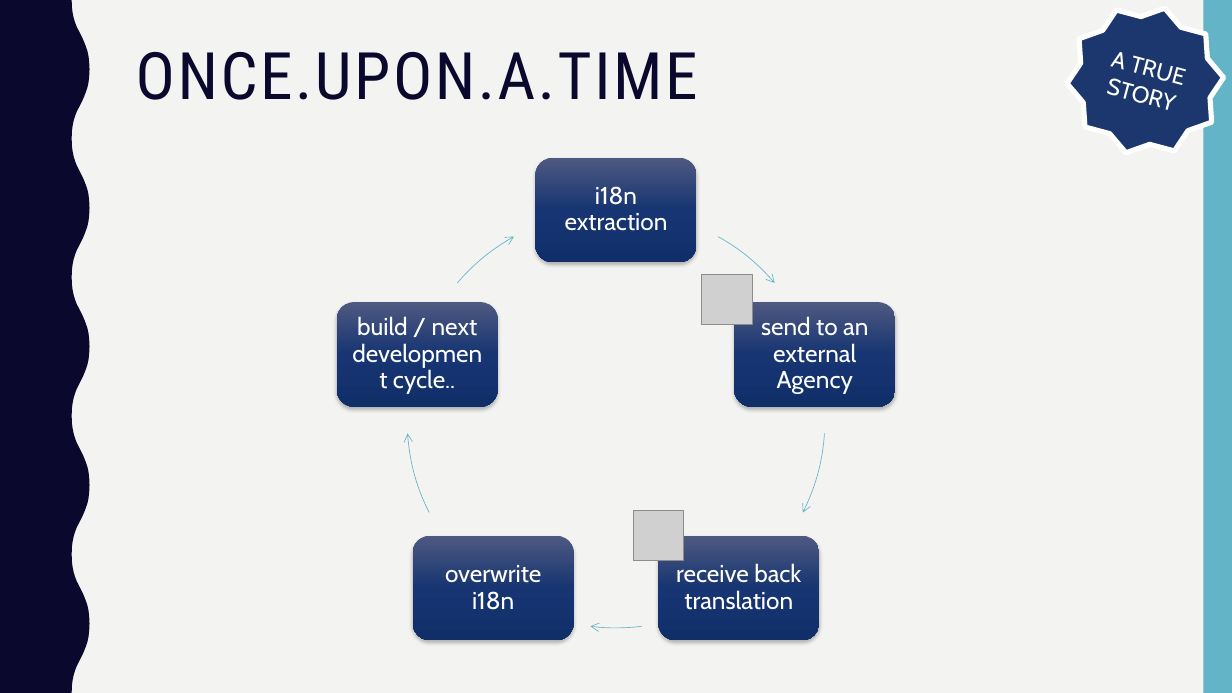
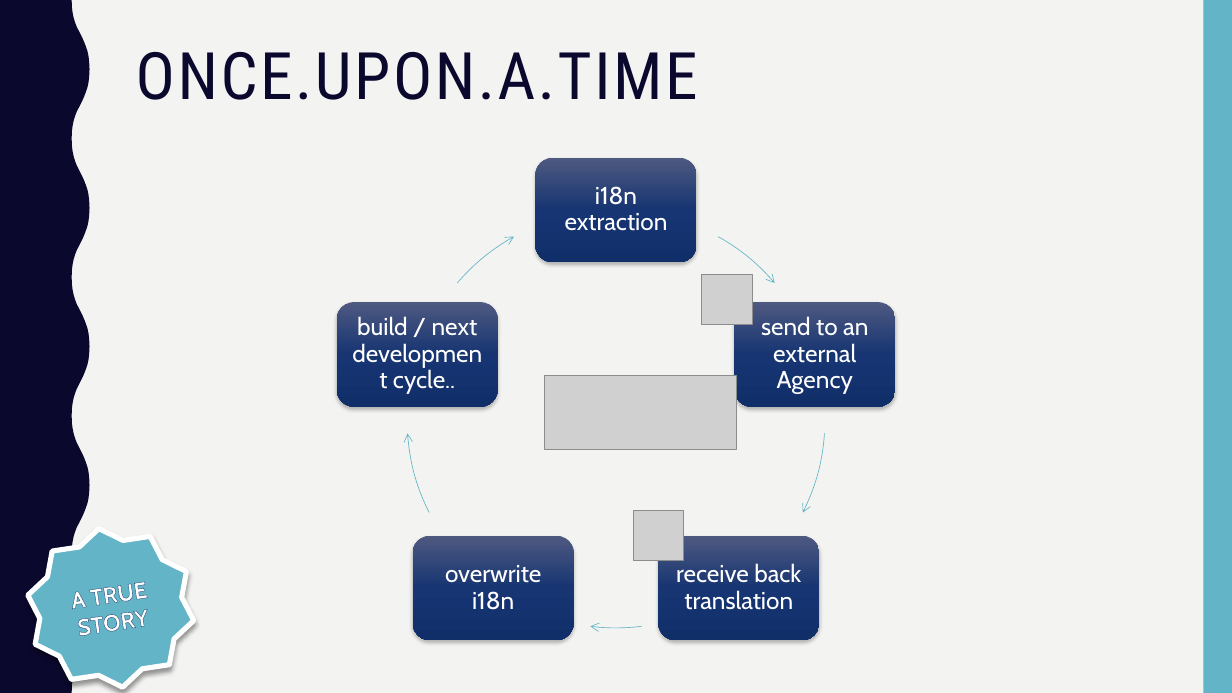
Before and after one commit to matteopelucco/lokalise, a slide deck: slide 2 of presentation/lokalise.pptx. Drawn at 1232x693 pixels with LibreOffice and Linux fonts; fonts in the diff are those of the drawing; grey boxes stand for pictures; background and template pictures are left out. Boxes give left, top, right and bottom in pixels: in the first picture for what was removed or moved away, otherwise in the second. Text is boxed around its words. In the diff, an @@ line names an element or a change of style, - is before the commit and + after.

```diff
--- a/presentation/lokalise.pptx
+++ b/presentation/lokalise.pptx
@@ picture added at box(545, 375, 737, 449) @@
@@ star "A TRUE STORY" at box(19, 517, 202, 693): letter outline none to #1B376E 0.52 pt, bold on; fill #1B376E to #62B4C6; shadow on; rotation 15 to 351 degrees @@
```
Also in this commit, not shown: 10 other slides changed, 14 other files.
